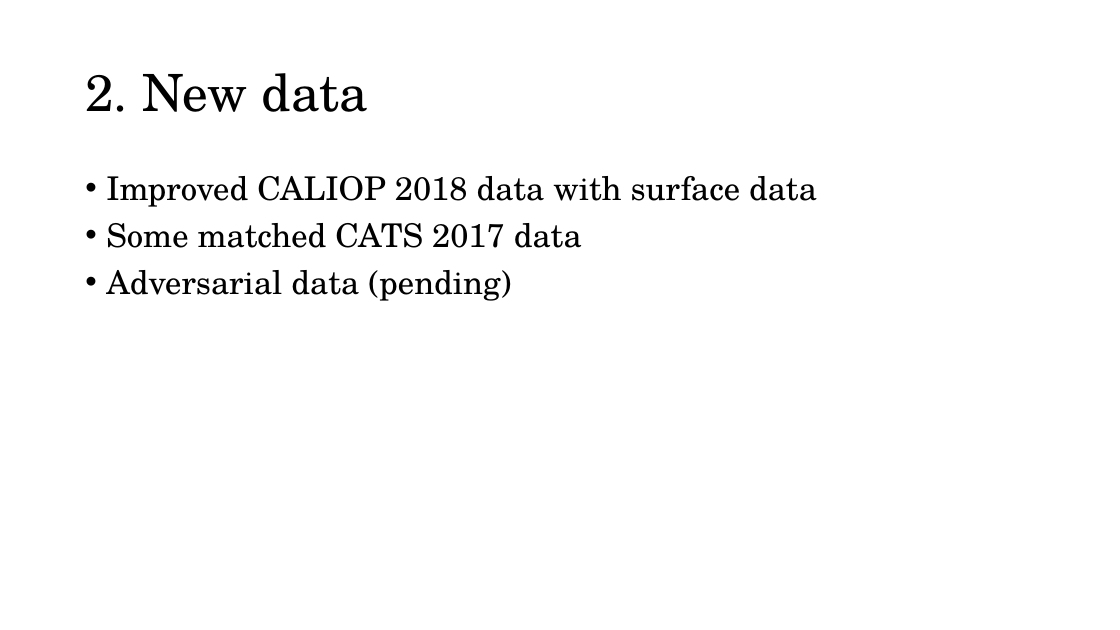
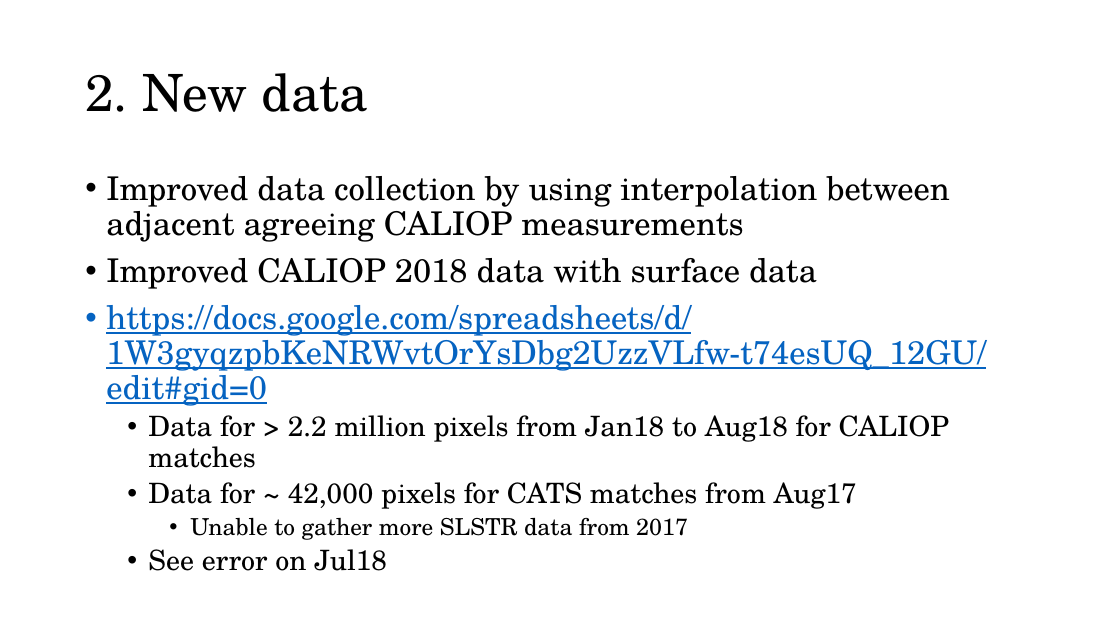
Before and after one commit to kenzaxtazi/cloud-id, a slide deck: slide 5 of Material_for_meeting_070119.pptx (slide 4 before the commit). Drawn at 1120x630 pixels with LibreOffice and Linux fonts; fonts in the diff are those of the drawing. Boxes give left, top, right and bottom in pixels: in the first picture for what was removed or moved away, otherwise in the second. Text is boxed around its words. In the diff, an @@ line names an element or a change of style, - is before the commit and + after.

```diff
--- a/Material_for_meeting_070119.pptx
+++ b/Material_for_meeting_070119.pptx
@@ text at <box>106,176,949,242</box>: paragraph added @@
+• Improved data collection by using interpolation between adjacent agreeing CALIOP measurements
@@ text at <box>106,305,986,571</box>: text changed; size 28 to 24 pt @@
-• Some matched CATS 2017 data
-• Adversarial data (pending)
+• https://docs.google.com/spreadsheets/d/1W3gyqzpbKeNRWvtOrYsDbg2UzzVLfw-t74esUQ_12GU/edit#gid=0
+  • Data for > 2.2 million pixels from Jan18 to Aug18 for CALIOP matches
+  • Data for ~ 42,000 pixels for CATS matches from Aug17
+    • Unable to gather more SLSTR data from 2017
+  • See error on Jul18
```
Also in this commit, not shown: 1 other slide changed, 1 slide added.
